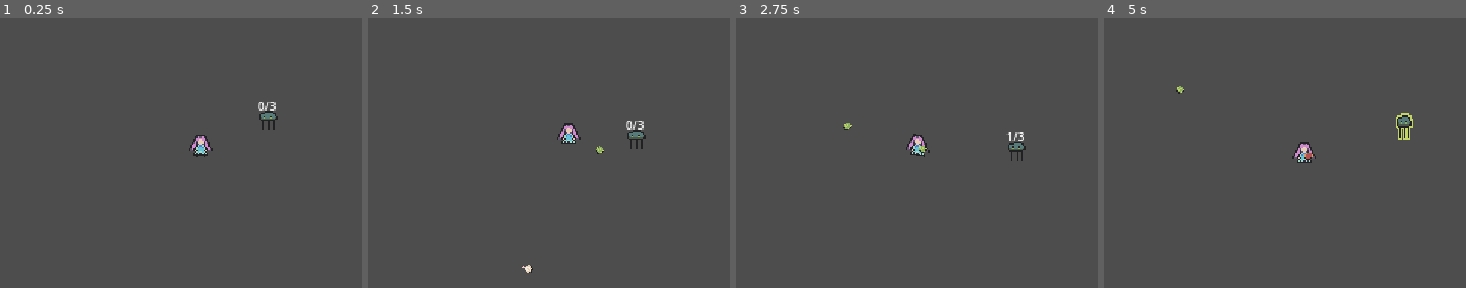
Above: before the commit, frames 1-4 (left to right).
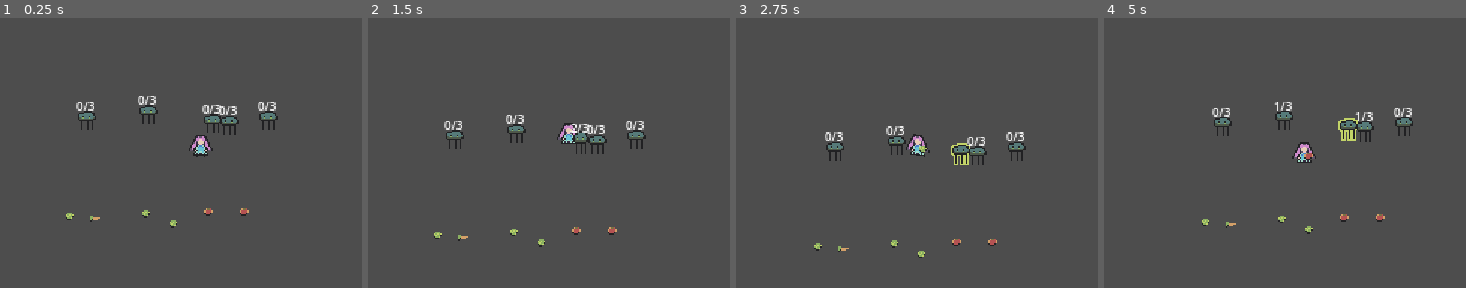
Above: after the commit, the same moments.

Repository: OlliO6/Main-Taiming
Game: Godot game, scene res://game.tscn
Same seed, same stepped clock (60 frames per second), same inputs: the game is played once before the commit and once after it.
Inputs (mouse positions are in pixels of both pictures, inside the frame that each line leads up to):
- Up to frame 1 (0.25 s): no input
- Up to frame 2 (1.5 s): tap Enter (ui_accept) at 0.5, 0.77 s; move the mouse to (545, 207) at 0.52 s; hold W (move_up) 0.53-1.25 s; hold E (interact) 0.53-1.25 s; click (545, 207) at 0.67 s; drag from (711, 193) to (570, 131) at 1.27 s
- Up to frame 3 (2.75 s): move the mouse to (793, 112) at 2.02 s; press the mouse at (793, 112) at 2.03 s; hold A (move_left) from 2.03 s (still down); tap E (interact) at 2.3 s
- Up to frame 4 (5 s): release A (move_left) at 2.75 s; release the mouse at (1161, 112) at 2.75 s; drag from (1328, 153) to (1161, 112) at 2.77 s; move the mouse to (1234, 85) at 3.52 s; hold S (move_down) 3.53-4.25 s; hold E (interact) 3.53-4.25 s; tap Delete at 3.6 s; tap Enter (ui_accept) at 3.77 s; drag from (1411, 139) to (1303, 171) at 4.27 s

The runs differ from the first frame. In frame 1, 1.4% of the frame differs, in the area x 18-69%, y 28-78%; in frame 2, 1.5%; in frame 3, 1.5%; in frame 4, 1.8%, in the area x 19-86%, y 25-80%.

Commit message:
Add interaction system

Diff:
--- /dev/null
+++ b/components/interactable.gd
@@ -0,0 +1,17 @@
+class_name Interactable
+extends Node
+
+signal interacted
+signal selected
+signal deselected
+
+var allow_interaction:= func() -> bool: return true
+
+func interact() -> void:
+	interacted.emit()
+
+func _selected() -> void:
+	selected.emit()
+
+func _deselected() -> void:
+	deselected.emit()
--- a/game.tscn
+++ b/game.tscn
@@ -1,10 +1,11 @@
-[gd_scene load_steps=7 format=3 uid="uid://cgrh1rjccylef"]
+[gd_scene load_steps=8 format=3 uid="uid://cgrh1rjccylef"]
 
 [ext_resource type="Script" path="res://addons/phantom_camera/scripts/phantom_camera_host/phantom_camera_host.gd" id="1_r4gmu"]
 [ext_resource type="PackedScene" uid="uid://c076y8slf1upt" path="res://player/player.tscn" id="2_5idx6"]
 [ext_resource type="Script" path="res://addons/phantom_camera/scripts/phantom_camera/phantom_camera_2D.gd" id="3_vcs8i"]
 [ext_resource type="Script" path="res://addons/phantom_camera/scripts/resources/tween_resource.gd" id="4_7denj"]
 [ext_resource type="PackedScene" uid="uid://cwffmeeyd6sgu" path="res://monster/test/test_monster.tscn" id="5_vnat6"]
+[ext_resource type="PackedScene" uid="uid://5bntft4da0sv" path="res://items/vegetables/basic_vegetable/basic_vegetable.tscn" id="6_jbbmu"]
 
 [sub_resource type="Resource" id="Resource_pfwig"]
 script = ExtResource("4_7denj")
@@ -47,3 +48,33 @@
 
 [node name="TestMonster" parent="." instance=ExtResource("5_vnat6")]
 position = Vector2(45, -17)
+
+[node name="TestMonster2" parent="." instance=ExtResource("5_vnat6")]
+position = Vector2(8, -15)
+
+[node name="TestMonster5" parent="." instance=ExtResource("5_vnat6")]
+position = Vector2(19, -14)
+
+[node name="TestMonster3" parent="." instance=ExtResource("5_vnat6")]
+position = Vector2(-35, -21)
+
+[node name="TestMonster4" parent="." instance=ExtResource("5_vnat6")]
+position = Vector2(-76, -17)
+
+[node name="Vegetable" parent="." instance=ExtResource("6_jbbmu")]
+position = Vector2(-88, 42)
+
+[node name="Vegetable2" parent="." instance=ExtResource("6_jbbmu")]
+position = Vector2(-71, 43)
+
+[node name="Vegetable3" parent="." instance=ExtResource("6_jbbmu")]
+position = Vector2(-37, 40)
+
+[node name="Vegetable4" parent="." instance=ExtResource("6_jbbmu")]
+position = Vector2(-19, 47)
+
+[node name="Vegetable5" parent="." instance=ExtResource("6_jbbmu")]
+position = Vector2(5, 39)
+
+[node name="Vegetable6" parent="." instance=ExtResource("6_jbbmu")]
+position = Vector2(29, 39)
--- a/monster/monster.gd
+++ b/monster/monster.gd
@@ -4,6 +4,8 @@
 @export_group("taming")
 @export var vegetables_needed: int = 3
 @export var tame_outline_color: Color
+@export_group("")
+@export var selected_outline_color: Color
 
 @onready var interact_label: Label = $InteractLabel
 @onready var animation_tree: AnimationTree = $AnimationTree
@@ -13,30 +15,19 @@
 @onready var taming_phase_2_state: State = $StateMachine/TamingPhase2
 @onready var preperation_state: State = $StateMachine/Preperation
 @onready var sprite: Sprite2D = $Sprite
-@onready var health_system: Health = $Health
+@onready var health_interface: Health = $Health
 @onready var health_label: Label = $HealthLabel
+@onready var interactable_interface: Interactable = $Interactable
 
 var vegetables_feeded: int
+var _outline_color: Color
 
 func _ready() -> void:
-	_set_outline_color(Color(0, 0, 0, 0))
+	_set_outline_color(Color(0, 0, 0, 0), true)
 	interact_label.hide()
 	health_label.hide()
-
-func _unhandled_input(event: InputEvent) -> void:
-	if event.is_echo():
-		return
-
-	if event.is_action_pressed("interact") && interact_label.visible:
-		if state_machine.state == taming_phase_2_state:
-			finish_tame()
-		elif state_machine.state == preperation_state:
-			if is_in_team():
-				Globals.remove_from_team(self)
-			else:
-				Globals.add_to_team(self)
-			interact_label.text = _get_interact_label_text()
-		return
+	interactable_interface.allow_interaction = func() -> bool:
+		return state_machine.state == taming_phase_2_state || state_machine.state == preperation_state
 
 func is_in_team() -> bool:
 	return self in Globals.team
@@ -53,12 +44,12 @@
 			state_machine.switch_state(taming_phase_2_state)
 		return
 
-	health_system.heal(vegetable.vegetables_count)
+	health_interface.heal(vegetable.vegetables_count)
 	vegetable.consume()
 
 func finish_tame() -> void:
 	state_machine.switch_state(preperation_state)
-	health_system.full_live()
+	health_interface.full_live()
 
 func is_feedable() -> bool:
 	match state_machine.state:
@@ -67,10 +58,22 @@
 		taming_phase_2_state:
 			return false
 
-	return !health_system.is_full_health()
+	return !health_interface.is_full_health()
 
-func _set_outline_color(color: Color) -> void:
+func _set_outline_color(color: Color, save: bool) -> void:
+	if save:
+		_outline_color = color
 	sprite.material.set("shader_parameter/color", color)
+
+func _on_interacted() -> void:
+	if state_machine.state == taming_phase_2_state:
+		finish_tame()
+	elif state_machine.state == preperation_state:
+		if is_in_team():
+			Globals.remove_from_team(self)
+		else:
+			Globals.add_to_team(self)
+		interact_label.text = _get_interact_label_text()
 
 func _on_interact_area_body_entered(body: Node2D) -> void:
 
@@ -78,9 +81,6 @@
 		if is_feedable():
 			feed(body)
 		return
-
-	if body is Player:
-		interact_label.show()
 
 func _get_interact_label_text() -> String:
 	match state_machine.state:
@@ -95,25 +95,30 @@
 func _on_state_switched(to_state: State, from_state: State) -> void:
 	interact_label.text = _get_interact_label_text()
 
-func _on_interact_area_body_exited(body: Node2D) -> void:
-	if body is Player:
-		interact_label.hide()
-
 func _on_taming_phase_1_state_entered() -> void:
 	_update_health_label(vegetables_needed, vegetables_feeded)
 	health_label.show()
 
 func _on_taming_phase_2_state_entered() -> void:
-	_set_outline_color(tame_outline_color)
+	_set_outline_color(tame_outline_color, true)
 	health_label.hide()
 
 func _on_preperation_state_entered() -> void:
 	health_label.show()
-	health_system.full_live()
-	_update_health_label(health_system.max_health, health_system.health)
+	health_interface.full_live()
+	_update_health_label(health_interface.max_health, health_interface.health)
 
 func _update_health_label(max: int, current: int) -> void:
 	health_label.text = str(current) + "/" + str(max)
 
 func _on_health_changed(health: int) -> void:
-	_update_health_label(health_system.max_health, health)
+	_update_health_label(health_interface.max_health, health)
+
+
+func _on_selected() -> void:
+	interact_label.show()
+	_set_outline_color(selected_outline_color, false)
+
+func _on_deselected() -> void:
+	interact_label.hide()
+	_set_outline_color(_outline_color, false)
--- a/monster/test/test_monster.tscn
+++ b/monster/test/test_monster.tscn
@@ -1,10 +1,11 @@
-[gd_scene load_steps=25 format=3 uid="uid://cwffmeeyd6sgu"]
+[gd_scene load_steps=26 format=3 uid="uid://cwffmeeyd6sgu"]
 
 [ext_resource type="Shader" path="res://shader/sheet_outline.gdshader" id="1_bxdlx"]
 [ext_resource type="Script" path="res://monster/monster.gd" id="1_e686l"]
 [ext_resource type="Script" path="res://components/state_machine.gd" id="2_wxuav"]
 [ext_resource type="Script" path="res://components/state.gd" id="3_4420w"]
 [ext_resource type="Script" path="res://components/health.gd" id="3_xunb3"]
+[ext_resource type="Script" path="res://components/interactable.gd" id="4_jcere"]
 [ext_resource type="Texture2D" uid="uid://bh201qypfnlf7" path="res://monster/monster.png" id="4_wbmr4"]
 
 [sub_resource type="ShaderMaterial" id="ShaderMaterial_m1f0r"]
@@ -91,6 +92,7 @@
 }"
 
 [sub_resource type="ShaderMaterial" id="ShaderMaterial_nut2t"]
+resource_local_to_scene = true
 shader = SubResource("Shader_ojmv1")
 shader_parameter/color = Color(1, 1, 1, 1)
 shader_parameter/width = 1.0
@@ -288,9 +290,13 @@
 collision_layer = 16
 script = ExtResource("1_e686l")
 tame_outline_color = Color(0.760784, 0.827451, 0.407843, 1)
+selected_outline_color = Color(0.811765, 0.541176, 0.796078, 1)
 
 [node name="Health" type="Node" parent="."]
 script = ExtResource("3_xunb3")
+
+[node name="Interactable" type="Node" parent="."]
+script = ExtResource("4_jcere")
 
 [node name="StateMachine" type="Node" parent="."]
 script = ExtResource("2_wxuav")
@@ -362,9 +368,11 @@
 horizontal_alignment = 1
 
 [connection signal="health_changed" from="Health" to="." method="_on_health_changed"]
+[connection signal="deselected" from="Interactable" to="." method="_on_deselected"]
+[connection signal="interacted" from="Interactable" to="." method="_on_interacted"]
+[connection signal="selected" from="Interactable" to="." method="_on_selected"]
 [connection signal="state_switched" from="StateMachine" to="." method="_on_state_switched"]
 [connection signal="state_entered" from="StateMachine/TamingPhase1" to="." method="_on_taming_phase_1_state_entered"]
 [connection signal="state_entered" from="StateMachine/TamingPhase2" to="." method="_on_taming_phase_2_state_entered"]
 [connection signal="state_entered" from="StateMachine/Preperation" to="." method="_on_preperation_state_entered"]
 [connection signal="body_entered" from="InteractArea" to="." method="_on_interact_area_body_entered"]
-[connection signal="body_exited" from="InteractArea" to="." method="_on_interact_area_body_exited"]
--- /dev/null
+++ b/player/interact_area.gd
@@ -0,0 +1,45 @@
+extends Area2D
+
+@onready var item_holder: ItemHolder = %ItemHolder
+
+var selected_interactable: Interactable
+
+func _unhandled_input(event: InputEvent) -> void:
+	if event.is_echo():
+		return
+
+	if !event.is_echo() && event.is_action_pressed("interact") && is_instance_valid(selected_interactable):
+		selected_interactable.interact()
+
+func _on_body_entered(body: Node2D) -> void:
+
+	var interactable_interface:= body.get_node_or_null("Interactable") as Interactable
+
+	if interactable_interface:
+		if  !interactable_interface.allow_interaction.call():
+			return
+
+		if is_instance_valid(selected_interactable):
+			selected_interactable._deselected()
+		selected_interactable = interactable_interface
+		interactable_interface._selected()
+		return
+
+	var item_interface:= body.get_node_or_null("Item") as Item
+
+	if item_interface:
+		if  !item_interface.allow_pickup.call():
+			return
+
+		if body is Vegetable && body.is_basic_vegetable:
+			body.on_pickup()
+		else:
+			item_holder.pick_up_item(body)
+		return
+
+func _on_body_exited(body: Node2D) -> void:
+	var interactable_interface:= body.get_node_or_null("Interactable") as Interactable
+	if interactable_interface && interactable_interface == selected_interactable:
+		interactable_interface._deselected()
+		selected_interactable = null
+		return
--- a/player/pickup_area.gd
+++ /dev/null
@@ -1,19 +0,0 @@
-extends Area2D
-
-@onready var item_holder: ItemHolder = %ItemHolder
-
-func _on_body_entered(body: Node2D) -> void:
-
-	var item_interface:= body.get_node_or_null("Item") as Item
-
-	if item_interface && !item_interface.allow_pickup.call():
-		return
-
-	if body is Vegetable && body.is_basic_vegetable:
-		body.on_pickup()
-		return
-
-	item_holder.pick_up_item(body)
-
-func _on_body_exited(body: Node2D) -> void:
-	pass
--- a/player/player.tscn
+++ b/player/player.tscn
@@ -3,7 +3,7 @@
 [ext_resource type="Script" path="res://player/player.gd" id="1_y2mtw"]
 [ext_resource type="Texture2D" uid="uid://clu0ve7b55kob" path="res://player/player.png" id="2_wip1v"]
 [ext_resource type="Script" path="res://player/item_holder.gd" id="3_tmjgv"]
-[ext_resource type="Script" path="res://player/pickup_area.gd" id="5_7nigq"]
+[ext_resource type="Script" path="res://player/interact_area.gd" id="5_a06vr"]
 [ext_resource type="Script" path="res://player/item_throwing.gd" id="5_ps5f2"]
 
 [sub_resource type="CircleShape2D" id="CircleShape2D_e81ku"]
@@ -181,15 +181,15 @@
 playback_default_blend_time = 0.2
 blend_times = [&"idle", &"idle", 0.2, &"idle", &"run", 0.2]
 
-[node name="PickupArea2D" type="Area2D" parent="."]
+[node name="InteractArea2D" type="Area2D" parent="."]
 collision_layer = 0
-collision_mask = 4
+collision_mask = 21
 monitorable = false
-script = ExtResource("5_7nigq")
+script = ExtResource("5_a06vr")
 
-[node name="CollisionShape2D" type="CollisionShape2D" parent="PickupArea2D"]
+[node name="CollisionShape2D" type="CollisionShape2D" parent="InteractArea2D"]
 position = Vector2(0, -1)
 shape = SubResource("CircleShape2D_s30ou")
 
-[connection signal="body_entered" from="PickupArea2D" to="PickupArea2D" method="_on_body_entered"]
-[connection signal="body_exited" from="PickupArea2D" to="PickupArea2D" method="_on_body_exited"]
+[connection signal="body_entered" from="InteractArea2D" to="InteractArea2D" method="_on_body_entered"]
+[connection signal="body_exited" from="InteractArea2D" to="InteractArea2D" method="_on_body_exited"]
Not shown, changed: kanban_tasks_data.kanban
Not shown, changed: player/carrot_gun.afphoto~lock~
Not shown, changed: player/player.afphoto~lock~
